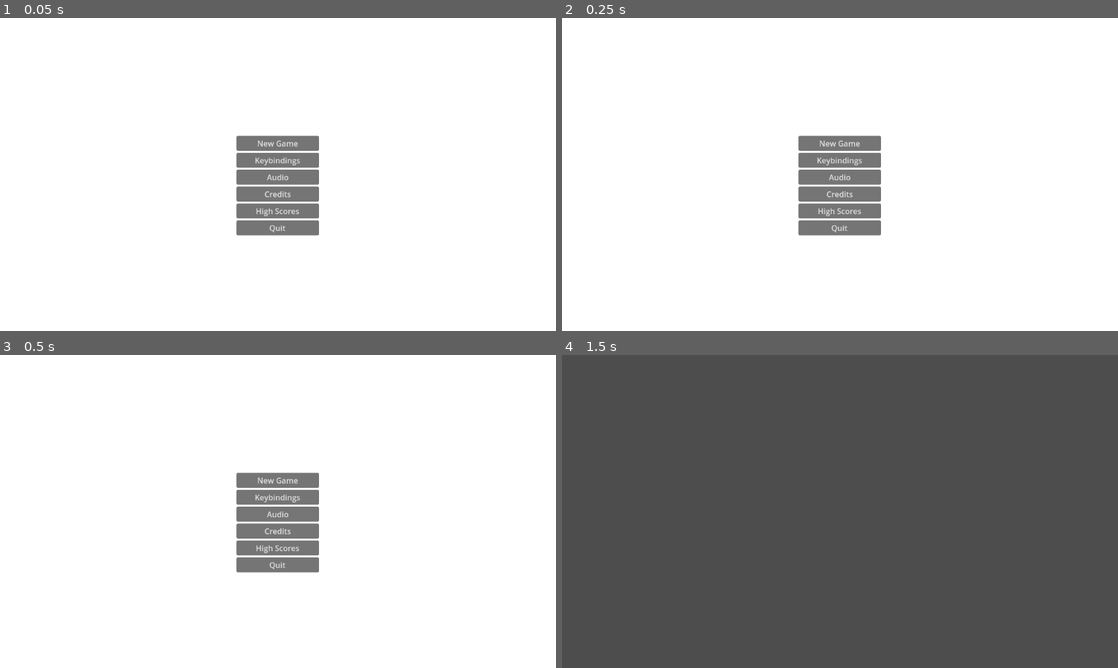
Above: before the commit, frames 1-4 (two rows, left to right).
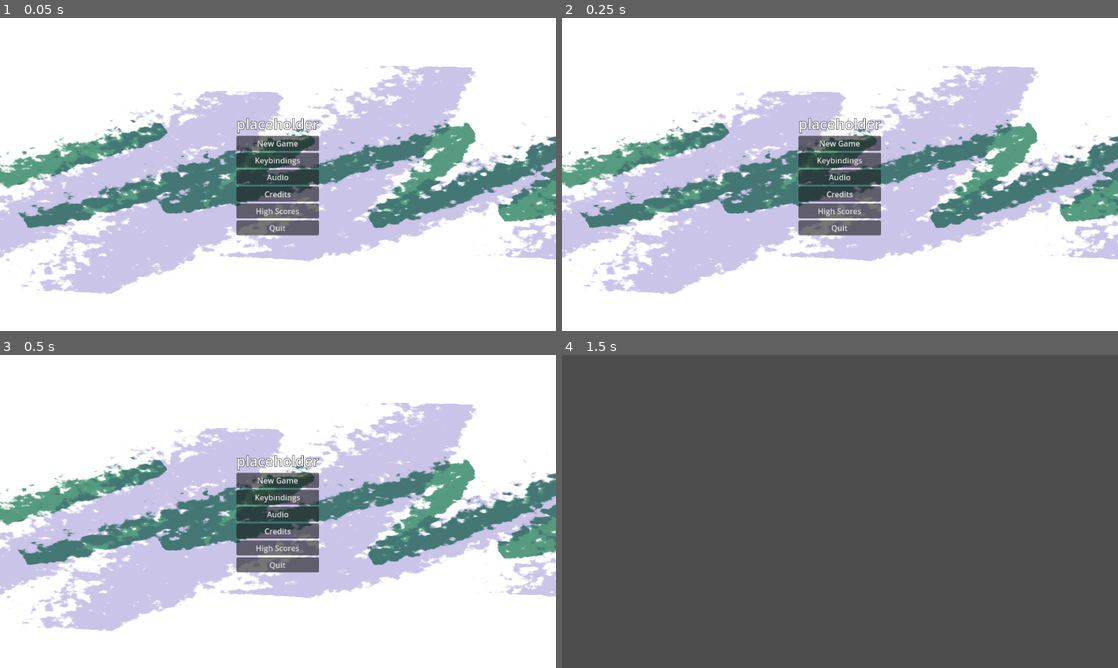
Above: after the commit, the same moments.

Repository: saebyn/godot-template
Game: Godot game, scene res://scenes/main.tscn
The game is run twice, just before and just after one commit, with the same random seed, the same clock (stepped at 60 frames per second) and the same inputs.
Inputs (mouse positions are in pixels of both pictures, inside the frame that each line leads up to):
- Up to frame 1 (0.05 s): no input
- Up to frame 2 (0.25 s): no input
- Up to frame 3 (0.5 s): no input
- Up to frame 4 (1.5 s): click "New Game" at 0.5 s; tap Enter at 1.25 s; move the mouse to (962, 495) at 1.27 s; hold Up (ui_up) from 1.28 s (still down); click (962, 495) at 1.42 s

The runs differ from the first frame. In frame 1, 38% of the frame differs, in the area x 0-100%, y 15-89%; in frame 2, 38%; in frame 3, 38%; in frame 4, nothing differs.
Error before the commit: Invalid access to property or key 'game_over' on a base object of type 'Node (gamemanager.gd)'. (res://scripts/main.gd:8)
Error after the commit: Invalid call. Nonexistent function 'reset_game' in base 'Node (gamemanager.gd)'. (res://scripts/main.gd:65)

Commit message:
Enhance project structure and functionality: update README, add audio bus layout, implement background shader, and refine UI themes.

Diff:
--- /dev/null
+++ b/bus_layout.tres
@@ -0,0 +1,15 @@
+[gd_resource type="AudioBusLayout" format=3 uid="uid://l3hkuu5gm7qk"]
+
+[resource]
+bus/1/name = &"Music"
+bus/1/solo = false
+bus/1/mute = false
+bus/1/bypass_fx = false
+bus/1/volume_db = 0.0
+bus/1/send = &"Master"
+bus/2/name = &"Effects"
+bus/2/solo = false
+bus/2/mute = false
+bus/2/bypass_fx = false
+bus/2/volume_db = 0.0
+bus/2/send = &"Master"
--- /dev/null
+++ b/materials/background_material.tres
@@ -0,0 +1,12 @@
+[gd_resource type="ShaderMaterial" load_steps=2 format=3 uid="uid://fymyq4epl6wb"]
+
+[ext_resource type="Shader" path="res://materials/shaders/background.gdshader" id="1_ehi37"]
+
+[resource]
+shader = ExtResource("1_ehi37")
+shader_parameter/big_color = Color(0.79118, 0.768969, 0.909743, 1)
+shader_parameter/small_color = Color(0.338129, 0.608904, 0.500831, 1)
+shader_parameter/big_speed = -0.00299991
+shader_parameter/small_speed = 0.0020001
+shader_parameter/big_size = 1.015
+shader_parameter/small_size = 1.023
--- /dev/null
+++ b/materials/shaders/background.gdshader
@@ -0,0 +1,136 @@
+shader_type canvas_item;
+
+// Adjustable parameters
+uniform vec3 big_color : source_color = vec3(0.0, 0.7, 0.7);
+uniform vec3 small_color : source_color = vec3(0.8, 0.0, 0.8);
+uniform float big_speed : hint_range(-2.0, 2.0) = 0.3;
+uniform float small_speed : hint_range(-2.0, 2.0) = 0.35;
+uniform float big_size : hint_range(0.1, 2.0) = 1.0;
+uniform float small_size : hint_range(0.1, 2.0) = 1.0;
+
+// Constants
+const float BRUSH_SHARPNESS = 30.0;
+const float BIG_CONNECTION = 0.9;
+const int BIG_COUNT = 6;
+const float BIG_PITCH = 0.5;
+const vec2 BIG_TOP = vec2(-0.4, 0.85);
+const vec2 BIG_BOTTOM = vec2(0.4, 0.15);
+const vec2 BIG_BRUSH = vec2(-0.17, -0.01);
+
+const float SMALL_CONNECTION = 0.8;
+const int SMALL_COUNT = 8;
+const float SMALL_PITCH = 0.3;
+const vec2 SMALL_TOP = vec2(-0.25, 0.65);
+const vec2 SMALL_BOTTOM = vec2(0.25, 0.35);
+const vec2 SMALL_BRUSH = vec2(-0.02, -0.05);
+
+// Precalculated constants
+const mat2 M = mat2(vec2(1.616, 1.212), vec2(-1.212, 1.616));
+const float BS1 = BRUSH_SHARPNESS + 1.0;
+
+// Hash functions adapted from David Hoskins
+float hash11(float p) {
+    vec2 p2 = fract(p * vec2(5.3983, 5.4427));
+    p2 += dot(p2.yx, p2.xy + vec2(21.5351, 14.3137));
+    return fract(p2.x * p2.y * 95.4337);
+}
+
+vec2 hash21(float p) {
+    vec2 p2 = fract(p * vec2(5.3983, 5.4427));
+    p2 += dot(p2.yx, p2.xy + vec2(21.5351, 14.3137));
+    return fract(vec2(p2.x * p2.y * 95.4337, p2.x * p2.y * 97.597));
+}
+
+float hash12(vec2 p) {
+    p = fract(p * vec2(5.3983, 5.4427));
+    p += dot(p.yx, p.xy + vec2(21.5351, 14.3137));
+    return fract(p.x * p.y * 95.4337);
+}
+
+float noise12(vec2 p) {
+    vec2 i = floor(p);
+    vec2 f = fract(p);
+    vec2 u = f * f * (3.0 - 2.0 * f);
+    return mix(
+        mix(hash12(i + vec2(0.0, 0.0)), hash12(i + vec2(1.0, 0.0)), u.x),
+        mix(hash12(i + vec2(0.0, 1.0)), hash12(i + vec2(1.0, 1.0)), u.x),
+        u.y
+    );
+}
+
+float fbm12(vec2 p) {
+    float f = noise12(p); p = M * p;
+    f += 0.5 * noise12(p); p = M * p;
+    f += 0.25 * noise12(p); p = M * p;
+    f += 0.125 * noise12(p);
+    return f / 1.875;
+}
+
+float add_stroke(vec2 pos, vec2 a, vec2 b, vec2 brush, float edge, float falloff) {
+    vec2 dir = b - a;
+    vec2 p = pos - a;
+    float d = (dir.y * p.x - dir.x * p.y) / (dir.y * brush.x - dir.x * brush.y);
+    d = clamp(d, 0.0, 1.0);
+    p = pos - d * brush;
+    float e = (distance(p, a) + distance(p, b) - length(dir)) / edge;
+    return (1.0 - falloff * d) * max(1.0 - e, 0.0);
+}
+
+float brush(vec2 pos, float stroke) {
+    float p = BRUSH_SHARPNESS * fbm12(70.0 * pos);
+    float s = 0.75 * stroke;
+    return 1.0 / (pow(1.0 / (1.0 - s), p) * pow(1.0 / s, p - BS1) / (s - 1.0) - 1.0) + 1.0;
+}
+
+void fragment() {
+    vec3 color = vec3(1.0);
+    vec3 big_c = vec3(1.0) - big_color;
+    vec3 small_c = vec3(1.0) - small_color;
+
+    // Calculate position based on UV coordinates
+    vec2 pos = UV + vec2(big_speed * TIME, 0.0);
+    float id_offset = floor(big_speed * TIME / BIG_PITCH);
+    float stroke = 0.0;
+    vec2 last = vec2(-0.5, 0.5);
+
+    // Big strokes
+    for (int i = 0; i < BIG_COUNT; ++i) {
+        float id = float(i) + id_offset;
+
+        vec2 offset = vec2(id * BIG_PITCH, 0.0);
+        vec2 top = offset + big_size * BIG_TOP + 0.1 - 0.2 * hash21(id);
+        vec2 bottom = offset + big_size * BIG_BOTTOM + 0.1 - 0.2 * hash21(id + 0.1);
+
+        if (hash11(id + 0.2) < BIG_CONNECTION) {
+            stroke = max(stroke, add_stroke(pos, last, top, big_size * BIG_BRUSH, 0.02, 0.6));
+        }
+        stroke = max(stroke, add_stroke(pos, top, bottom, big_size * BIG_BRUSH, 0.02, 0.6));
+
+        last = bottom;
+    }
+    color *= vec3(1.0) - brush(pos, stroke) * big_c;
+
+    // Small strokes
+    pos = UV + vec2(small_speed * TIME, 0.0);
+    id_offset = floor(small_speed * TIME / SMALL_PITCH);
+    stroke = 0.0;
+    last = vec2(-0.5, 0.5);
+
+    for (int i = 0; i < SMALL_COUNT; ++i) {
+        float id = float(i) + id_offset;
+
+        vec2 offset = vec2(id * SMALL_PITCH, 0.0);
+        vec2 top = offset + small_size * SMALL_TOP + 0.05 - 0.1 * hash21(id + 0.3);
+        vec2 bottom = offset + small_size * SMALL_BOTTOM + 0.05 - 0.1 * hash21(id + 0.4);
+
+        if (hash11(id + 0.5) < SMALL_CONNECTION) {
+            stroke = max(stroke, add_stroke(pos, last, top, small_size * SMALL_BRUSH, 0.01, 0.6));
+        }
+        stroke = max(stroke, add_stroke(pos, top, bottom, small_size * SMALL_BRUSH, 0.01, 0.6));
+
+        last = bottom;
+    }
+    color *= vec3(1.0) - brush(pos, stroke) * small_c;
+
+    COLOR = vec4(color, 1.0);
+}
--- a/project.godot
+++ b/project.godot
@@ -11,9 +11,12 @@
 [application]
 
 config/name="placeholder"
-config/description=""
 run/main_scene="uid://c1ibyecb1dmow"
 config/features=PackedStringArray("4.4", "GL Compatibility")
+
+[audio]
+
+buses/default_bus_layout="res://bus_layout.tres"
 
 [autoload]
 
--- a/scenes/main.tscn
+++ b/scenes/main.tscn
@@ -17,7 +17,6 @@
 grow_vertical = 1
 
 [node name="MusicAudioStreamPlayer" type="AudioStreamPlayer2D" parent="."]
-bus = &"Music"
 
 [connection signal="exit_game" from="GameMenu" to="." method="_on_game_menu_exit_game"]
 [connection signal="restart_game" from="GameMenu" to="." method="_on_game_menu_restart_game"]
--- a/scripts/gamemanager.gd
+++ b/scripts/gamemanager.gd
@@ -1,6 +1,8 @@
 extends Node
 
 var scores_path: String = "user://high_scores.cfg"
+
+signal game_over(player_won: bool)
 
 class Score extends Resource:
   var score: int
--- a/theme/new_theme.tres
+++ b/theme/theme.tres
@@ -1,10 +1,8 @@
 [gd_resource type="Theme" load_steps=3 format=3 uid="uid://5wwgiimot5nw"]
 
 [ext_resource type="StyleBox" uid="uid://dqkqhqtsiax0b" path="res://theme/panel_style_box_flat.tres" id="2_2wqca"]
-[ext_resource type="FontFile" uid="uid://cit42vuc43686" path="res://fonts/generale-station/GeneraleStation-Regular.otf" id="2_l8uce"]
 
 [resource]
-default_font = ExtResource("2_l8uce")
 Label/colors/font_outline_color = Color(0, 0, 0, 1)
 Label/constants/outline_size = 3
 Panel/styles/panel = ExtResource("2_2wqca")
--- a/ui/credits.tscn
+++ b/ui/credits.tscn
@@ -1,7 +1,7 @@
 [gd_scene load_steps=4 format=3 uid="uid://b73ltany0lfiq"]
 
 [ext_resource type="Script" uid="uid://b5waksogab2fq" path="res://ui/splash.gd" id="1_2ckv8"]
-[ext_resource type="Theme" uid="uid://5wwgiimot5nw" path="res://theme/new_theme.tres" id="2_0ctdu"]
+[ext_resource type="Theme" uid="uid://5wwgiimot5nw" path="res://theme/theme.tres" id="2_0ctdu"]
 
 [sub_resource type="Theme" id="Theme_4rrho"]
 
@@ -28,11 +28,10 @@
 layout_mode = 2
 theme = ExtResource("2_0ctdu")
 theme_override_font_sizes/normal_font_size = 27
-text = "saebyn's simple pong game
+text = "<placeholder>
 - made by saebyn <me@saebyn.dev>
 - background shader from https://godotshaders.com/shader/jazz-solo-cup/ (CC-BY-SA)
-- some code from https://github.com/godotengine/godot-demo-projects
-- pong and score sound effects from https://opengameart.org/content/pong-sfx (CC-BY-SA)"
+- some code from https://github.com/godotengine/godot-demo-projects"
 fit_content = true
 scroll_active = false
 
--- a/ui/high_scores.tscn
+++ b/ui/high_scores.tscn
@@ -1,8 +1,8 @@
 [gd_scene load_steps=4 format=3 uid="uid://bpjfqjwcjet8d"]
 
 [ext_resource type="Script" uid="uid://dn7h33di1a608" path="res://ui/high_scores.gd" id="1_kls6h"]
-[ext_resource type="Material" uid="uid://fymyq4epl6wb" path="res://materials/new_shader_material.tres" id="2_n2o4k"]
-[ext_resource type="Theme" uid="uid://5wwgiimot5nw" path="res://theme/new_theme.tres" id="3_p8j76"]
+[ext_resource type="Material" uid="uid://fymyq4epl6wb" path="res://materials/background_material.tres" id="2_n2o4k"]
+[ext_resource type="Theme" uid="uid://5wwgiimot5nw" path="res://theme/theme.tres" id="3_p8j76"]
 
 [node name="HighScores" type="Control"]
 process_mode = 3
--- a/ui/menu.tscn
+++ b/ui/menu.tscn
@@ -1,8 +1,8 @@
 [gd_scene load_steps=5 format=3 uid="uid://dax0hhxr4xyjj"]
 
 [ext_resource type="Script" uid="uid://s6rq0ofyeie5" path="res://ui/menu.gd" id="1_2ot4n"]
-[ext_resource type="Material" uid="uid://fymyq4epl6wb" path="res://materials/new_shader_material.tres" id="2_2ot4n"]
-[ext_resource type="Theme" uid="uid://5wwgiimot5nw" path="res://theme/new_theme.tres" id="3_jbsda"]
+[ext_resource type="Material" uid="uid://fymyq4epl6wb" path="res://materials/background_material.tres" id="2_2ot4n"]
+[ext_resource type="Theme" uid="uid://5wwgiimot5nw" path="res://theme/theme.tres" id="3_jbsda"]
 [ext_resource type="Script" uid="uid://d0ainskgkimnh" path="res://ui/button.gd" id="4_0bcp5"]
 
 [node name="GameMenu" type="Control"]
--- a/ui/mixer/mixer.tscn
+++ b/ui/mixer/mixer.tscn
@@ -1,7 +1,7 @@
 [gd_scene load_steps=3 format=3 uid="uid://ci1wng1hwtcec"]
 
 [ext_resource type="Script" uid="uid://b2jmawcoy8coq" path="res://ui/mixer/mixer.gd" id="1_kcgyy"]
-[ext_resource type="Theme" uid="uid://5wwgiimot5nw" path="res://theme/new_theme.tres" id="2_kcgyy"]
+[ext_resource type="Theme" uid="uid://5wwgiimot5nw" path="res://theme/theme.tres" id="2_kcgyy"]
 
 [node name="Mixer" type="Control"]
 process_mode = 3
Not shown, added: materials/shaders/background.gdshader.uid
Not shown: 1 places in scenes/main.tscn that only renumber resources
Not shown, changed: README.md
